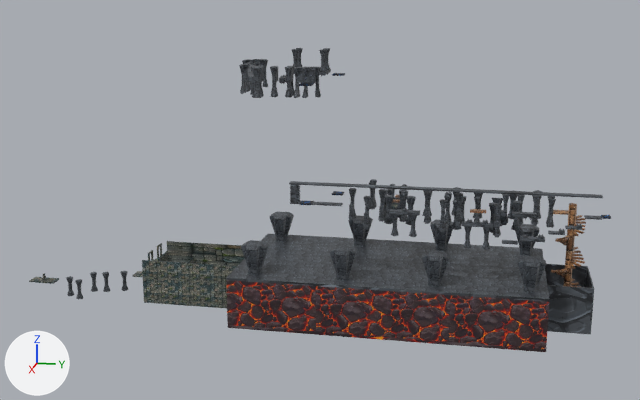
The glTF model game/assets/models/level.gltf as it was, and as the next commit left it.
Both versions are drawn from a 50 mm lens placed at (59.7, 33.6, 22.3), pointed at (-0.4, 21.6, 7.3). The axes (+X, +Y, +Z) are drawn at lower left. The lights are the same throughout. Where no turn or scale is listed for an object, it has been applied to the vertices.

The first picture shows 'Floor1.011', 'Floor1.017', 'Floor1.019', 'Floor1.023', 'Floor3', 'Floor3.6', 'HalfPillar3.014', 'HalfPillar3.13', 'HalfPillar3.13.Platform', 'HalfPillar3.13.Platform.001', 'LavaTrap2.1', 'LavaTrap2.2', 'MovingBACKWARDSDeathSpikeTrap3.1', 'Pillars-2.L', 'Pillars-2.R'.
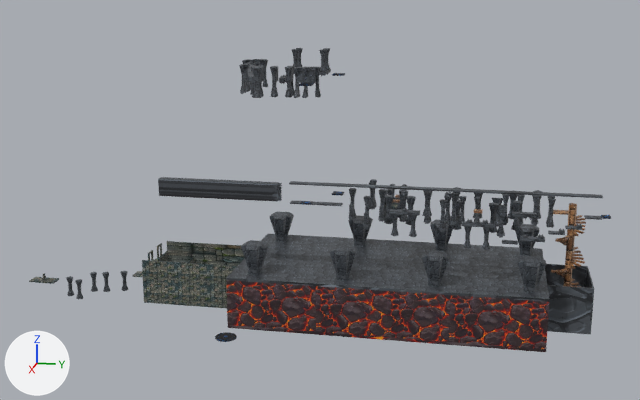
Where the newer file only moved an object's origin or applied its transform, the numbers keep the older frame.

What differs and where, as boxes [x1, y1, x2, y2] in the pictures (640 x 400 px):
'MovingOnSpawn4CHASETRAPOneDirDeathSpikeTrap3.1', added
    after: [158, 177, 282, 202]
'MovingBACKWARDSDeathSpikeTrap3.1', deleted
    before: [290, 185, 301, 203]
'LandPlatform3.1', moved (not visible before)
    after: [215, 332, 237, 342]
'HalfPillar3.13.Platform', moved
    before: [454, 208, 462, 226]
    after: [450, 208, 457, 225]
'HalfPillar3.13', moved
    before: [454, 193, 463, 222]
    after: [450, 192, 458, 222]
'HalfPillar3.13.Platform.001', moved
    before: [493, 220, 501, 237]
    after: [497, 220, 505, 238]
'HalfPillar3.014', moved
    before: [493, 204, 502, 234]
    after: [497, 205, 506, 235]

The edits, one by one:
Mesh me_cone_047_1 is new.
It has 4137 vertices, 7820 faces and spans x -0.27..0.28, y -8.37..0.23, z -0.6..0.6.
It uses material mat_darkstonemat (picture img_darkstone).
Object 'LandPlatform3.1' (ob_landplatform3_1) moves from (0.0, 14.5, -0.13) to (0.0, 14.5, -3.57).
Object 'HalfPillar3.13.Platform' (ob_halfpillar3_13_platform) moves from (3.0, 31.5, 7.95) to (3.0, 31.2, 7.95).
Object 'HalfPillar3.13' (ob_halfpillar3_13) moves from (3.0, 31.5, 7.95) to (3.0, 31.2, 7.95).
Object 'HalfPillar3.13.Platform.001' (ob_halfpillar3_13_platform_001) moves from (3.0, 34.0, 7.29) to (3.0, 34.25, 7.29).
Object 'HalfPillar3.014' (ob_halfpillar3_014) moves from (3.0, 34.0, 7.29) to (3.0, 34.25, 7.29).
Object 'MovingBACKWARDSDeathSpikeTrap3.1' (ob_movingbackwardsdeathspiketrap3_1) is deleted.
Object 'MovingOnSpawn4CHASETRAPOneDirDeathSpikeTrap3.1' (ob_movingonspawn4chasetraponedirdeathspiketrap3_1) is new; it shows me_cone_047_1.
Its location is (3.36, 19.5, 8.62).
